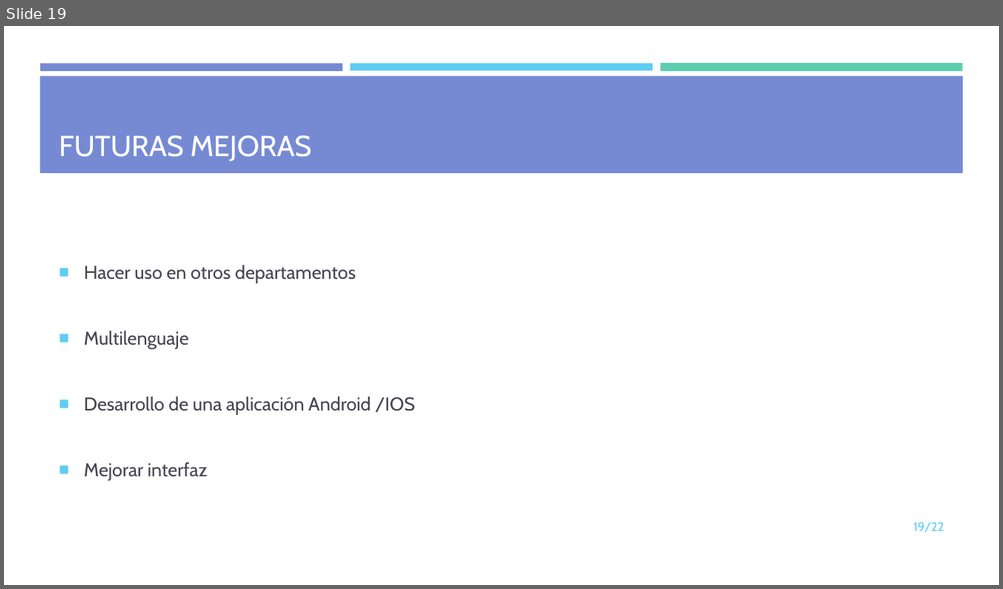
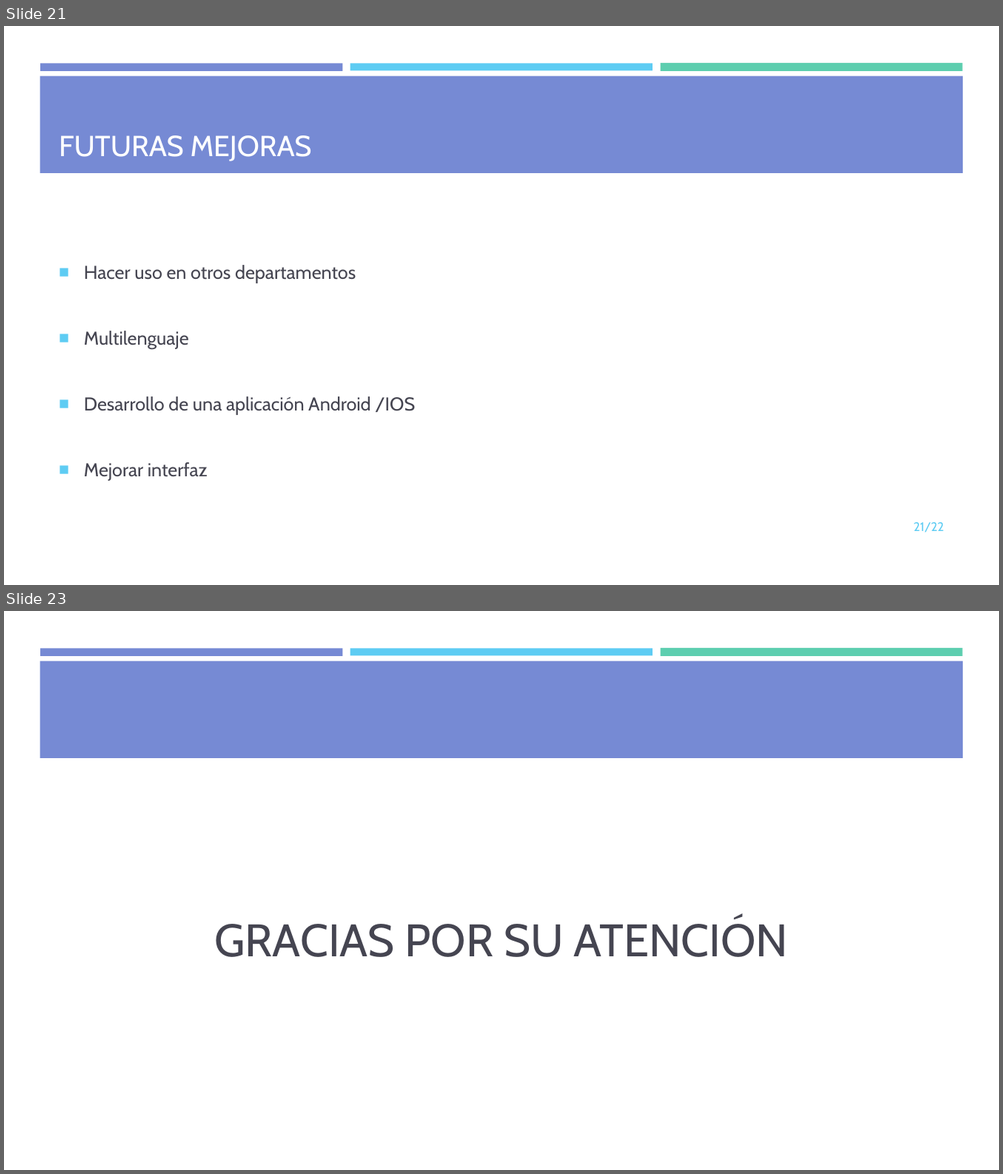
Before and after one commit to mdlunag/tfg, a slide deck: tfg_presentacio.pptx. Shown one above the other, each under a label of ours: slide 19 before the commit, slides 21 and 23 after it; the slides between them are not shown. The pictures are 1003x589 and 1003x1174 pixels, drawn with LibreOffice and Linux fonts; fonts in the diff are those of the drawing. Boxes give left, top, right and bottom in pixels: in the first picture for what was removed or moved away, otherwise in the second. Text is boxed around its words. In the diff, an @@ line names an element or a change of style, - is before the commit and + after.

```diff
--- a/tfg_presentacio.pptx
+++ b/tfg_presentacio.pptx
@@ slide 23 added at (x1=4, y1=611, x2=999, y2=1170), background #FFFFFF; not listed: 4 template elements that a slide beside it also shows @@
@@ text added at (x1=214, y1=918, x2=788, y2=957), 44 pt, text #454551 @@
+GRACIAS POR SU ATENCIÓN
@@ what was slide 19 is now slide 21 @@
@@ page number at (x1=913, y1=523, x2=944, y2=533): text changed @@
-19/22
+21/22
```
Also in this commit, not shown: 10 slides changed, 3 other slides added, 1 slide removed, 4 other files.
